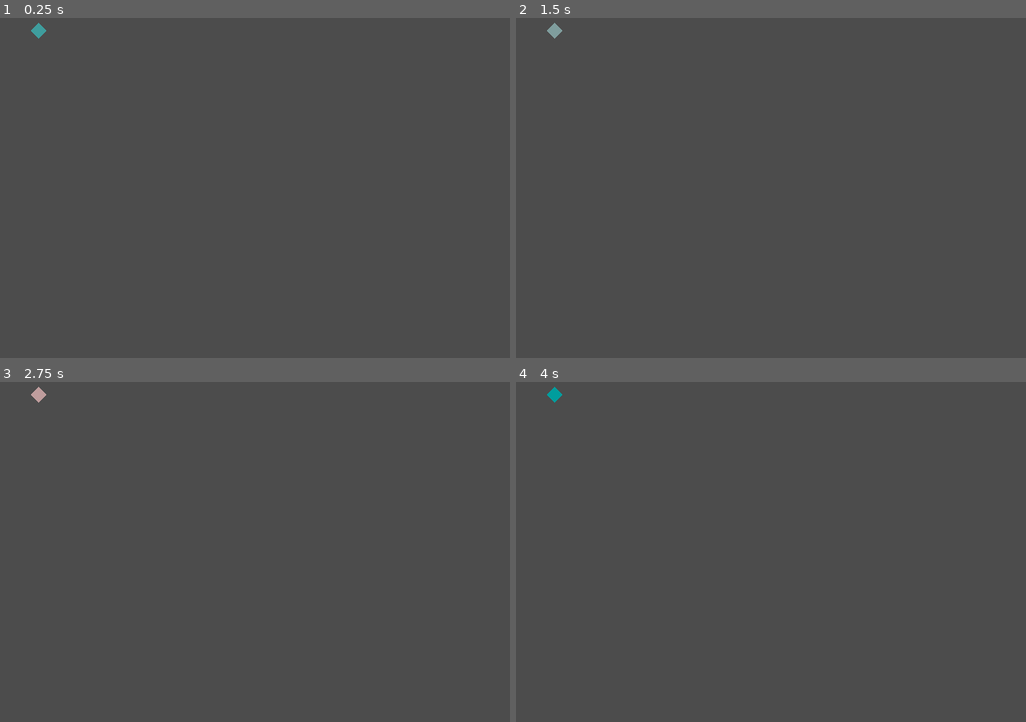
Above: before the commit, frames 1-4 (two rows, left to right).
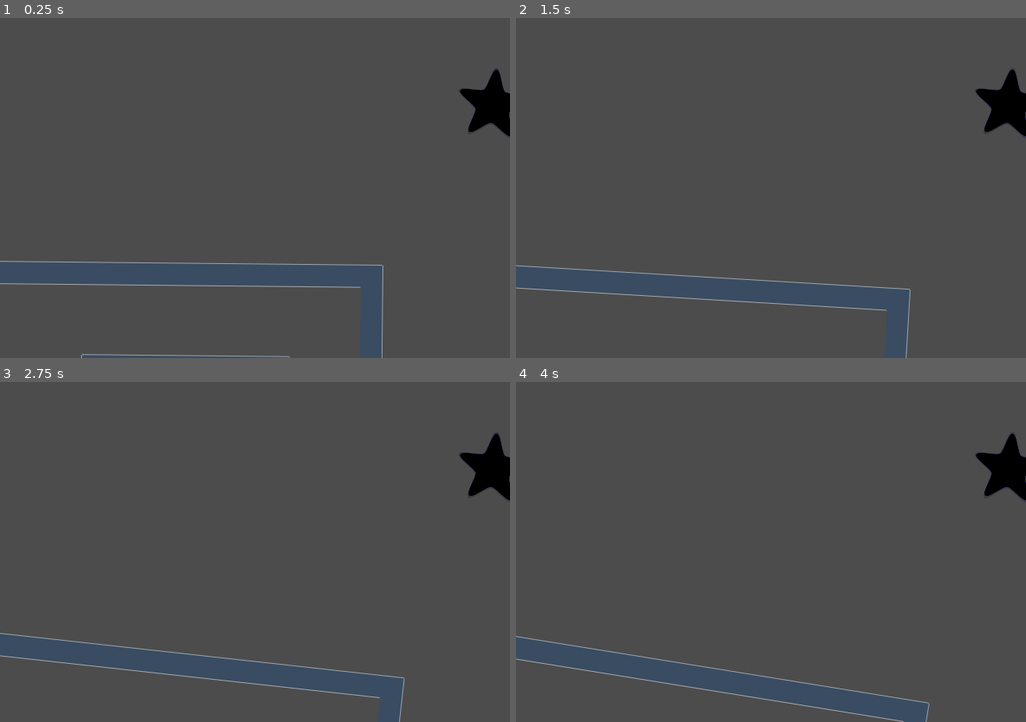
Above: after the commit, the same moments.

Repository: rikkiprince/ggj19-yyc-home
Game: Godot game, scene res://Levels/LevelEast.tscn
Same seed, same stepped clock (60 frames per second), same inputs: the game is played once before the commit and once after it. This scene is started directly instead of the project's main scene.
Inputs:
- Up to frame 1 (0.25 s): no input
- Up to frame 2 (1.5 s): tap Enter (ui_accept) at 0.5, 0.77 s; hold D 0.53-1.28 s; hold S from 1.28 s (still down)
- Up to frame 3 (2.75 s): tap Enter (ui_accept) at 1.52 s; release S at 2.03 s; hold D from 2.03 s (still down)
- Up to frame 4 (4 s): release D at 2.78 s; hold W 2.78-3.53 s; tap Enter (ui_accept) at 3.02, 3.77 s; hold A from 3.53 s (still down)

The runs differ from the first frame. In frame 1, 2.0% of the frame differs, in the area x 0-100%, y 1-100%; in frame 2, 1.8%; in frame 3, 1.8%; in frame 4, 1.8%.

Commit message:
Everything is invis + east

Diff:
--- a/godot-project/Levels/LevelEast.tscn
+++ b/godot-project/Levels/LevelEast.tscn
@@ -1,22 +1,48 @@
-[gd_scene load_steps=3 format=2]
+[gd_scene load_steps=5 format=2]
 
 [ext_resource path="res://PowerUp/PowerUp.tscn" type="PackedScene" id=1]
-[ext_resource path="res://Enemies/SpikeyBoy.tscn" type="PackedScene" id=2]
+[ext_resource path="res://Enemies/StarBoy/StarBoy.tscn" type="PackedScene" id=2]
+[ext_resource path="res://Enemies/MazeSpin/MazeSpin.tscn" type="PackedScene" id=3]
+[ext_resource path="res://Enemies/SpikeyBoy.tscn" type="PackedScene" id=4]
 
 [node name="LevelEast" type="Node2D"]
 
 [node name="PowerUp" parent="." index="0" instance=ExtResource( 1 )]
 
-position = Vector2( 2.18408, -17.9858 )
+position = Vector2( -88, -144 )
+
+[node name="StarBoy" parent="PowerUp" index="1" instance=ExtResource( 2 )]
+
+position = Vector2( -192, -396 )
+
+[node name="StarBoy2" parent="PowerUp" index="2" instance=ExtResource( 2 )]
+
+position = Vector2( -862, 1274 )
+
+[node name="StarBoy3" parent="PowerUp" index="3" instance=ExtResource( 2 )]
+
+position = Vector2( 688, 1254 )
+
+[node name="StarBoy4" parent="PowerUp" index="4" instance=ExtResource( 2 )]
+
+position = Vector2( 708, 304 )
 
 [node name="PowerUp2" parent="." index="1" instance=ExtResource( 1 )]
 
-position = Vector2( 48.6795, 69.1932 )
+position = Vector2( -18, -4 )
 
-[node name="PowerUp3" parent="." index="2" instance=ExtResource( 1 )]
+[node name="PowerUp4" parent="." index="2" instance=ExtResource( 1 )]
 
-position = Vector2( -82.0889, 66.2872 )
+position = Vector2( -228, -244 )
 
-[node name="SpikeyBoy" parent="." index="3" instance=ExtResource( 2 )]
+[node name="SpinMaze" parent="." index="3" instance=ExtResource( 3 )]
 
-position = Vector2( -236.586, 36.7463 )
+position = Vector2( -118, 662 )
+
+[node name="PowerUp3" parent="." index="4" instance=ExtResource( 1 )]
+
+position = Vector2( -98, 672 )
+
+[node name="SpikeyBoy" parent="." index="5" instance=ExtResource( 4 )]
+
+position = Vector2( 0, -226 )
--- a/godot-project/Levels/LevelNorth.tscn
+++ b/godot-project/Levels/LevelNorth.tscn
@@ -6,7 +6,7 @@
 [ext_resource path="res://Enemies/BlinkyBoy/BlinkyBoy.tscn" type="PackedScene" id=4]
 [ext_resource path="res://Enemies/AstroidBeltB/AstroidBeltB.tscn" type="PackedScene" id=5]
 
-[node name="LevelNorth" type="Node2D" index="0"]
+[node name="LevelNorth" type="Node2D"]
 
 [node name="AstroidBelt" parent="." index="0" instance=ExtResource( 1 )]
 
@@ -56,11 +56,12 @@
 
 [node name="BlinkyBoy" parent="." index="11" instance=ExtResource( 4 )]
 
+editor/display_folded = true
 position = Vector2( -500, 140 )
 
 [node name="AnimatedSprite" parent="BlinkyBoy" index="1"]
 
-frame = 19
+frame = 3
 
 [node name="Area2D" parent="BlinkyBoy" index="2"]
 
@@ -72,6 +73,7 @@
 
 [node name="BlinkyBoy2" parent="." index="12" instance=ExtResource( 4 )]
 
+editor/display_folded = true
 position = Vector2( -704.973, 345.662 )
 rotation = 3.14159
 scale = Vector2( 0.4, -0.4 )
@@ -88,7 +90,7 @@
 
 [node name="AnimatedSprite" parent="BlinkyBoy2" index="1"]
 
-frame = 19
+frame = 3
 
 [node name="CollisionShape2D" parent="BlinkyBoy2/Area2D" index="0"]
 
--- a/godot-project/MainScene.tscn
+++ b/godot-project/MainScene.tscn
@@ -3,9 +3,9 @@
 [ext_resource path="res://MainScene.gd" type="Script" id=1]
 [ext_resource path="res://blurred-blurry-bokeh-220118.jpg" type="Texture" id=2]
 [ext_resource path="res://Home/Home.tscn" type="PackedScene" id=3]
-[ext_resource path="res://PowerUp/PowerUp.tscn" type="PackedScene" id=4]
-[ext_resource path="res://Levels/LevelSouth.tscn" type="PackedScene" id=5]
-[ext_resource path="res://Player/Player.tscn" type="PackedScene" id=6]
+[ext_resource path="res://Levels/LevelSouth.tscn" type="PackedScene" id=4]
+[ext_resource path="res://Player/Player.tscn" type="PackedScene" id=5]
+[ext_resource path="res://SplashScreen/SplashScreen.tscn" type="PackedScene" id=6]
 [ext_resource path="res://StaminaBar/energy_bar_bg.png" type="Texture" id=7]
 [ext_resource path="res://StaminaBar/energy_bar_fill.png" type="Texture" id=8]
 [ext_resource path="res://TextureProgress.gd" type="Script" id=9]
@@ -17,9 +17,9 @@
 [ext_resource path="res://Levels/LevelWest.tscn" type="PackedScene" id=15]
 [ext_resource path="res://Levels/LevelNorth.tscn" type="PackedScene" id=16]
 [ext_resource path="res://Levels/LevelEast.tscn" type="PackedScene" id=17]
-[ext_resource path="res://SplashScreen/SplashScreen.tscn" type="PackedScene" id=18]
+[ext_resource path="res://Levels/LevelStart.tscn" type="PackedScene" id=18]
 
-[node name="MainScene" type="Node"]
+[node name="MainScene" type="Node" index="0"]
 
 script = ExtResource( 1 )
 
@@ -35,26 +35,11 @@
 scale = Vector2( 2, 2 )
 _sections_unfolded = [ "Transform" ]
 
-[node name="PowerUp" parent="." index="2" instance=ExtResource( 4 )]
-
-position = Vector2( 100, 100 )
-_sections_unfolded = [ "Transform" ]
-
-[node name="PowerUp3" parent="." index="3" instance=ExtResource( 4 )]
-
-position = Vector2( -310.048, 248.974 )
-_sections_unfolded = [ "Transform" ]
-
-[node name="PowerUp4" parent="." index="4" instance=ExtResource( 4 )]
-
-position = Vector2( -215.648, -92.4866 )
-_sections_unfolded = [ "Transform" ]
-
-[node name="LevelSouth" parent="." index="5" instance=ExtResource( 5 )]
+[node name="LevelSouth" parent="." index="2" instance=ExtResource( 4 )]
 
 position = Vector2( -40, 460 )
 
-[node name="Player" parent="." index="6" instance=ExtResource( 6 )]
+[node name="Player" parent="." index="3" instance=ExtResource( 5 )]
 
 position = Vector2( -49.3312, 51.0264 )
 
@@ -66,7 +51,7 @@
 
 _sections_unfolded = [ "Drag Margin", "Editor", "Limit" ]
 
-[node name="UI" type="CanvasLayer" parent="." index="7"]
+[node name="UI" type="CanvasLayer" parent="." index="4"]
 
 layer = 1
 offset = Vector2( 0, 0 )
@@ -74,7 +59,11 @@
 scale = Vector2( 1, 1 )
 transform = Transform2D( 1, 0, 0, 1, 0, 0 )
 
-[node name="Node2D" type="Node2D" parent="UI" index="0"]
+[node name="SplashScreen" parent="UI" index="0" instance=ExtResource( 6 )]
+
+position = Vector2( -40, 180 )
+
+[node name="Node2D" type="Node2D" parent="UI" index="1"]
 
 position = Vector2( 400, 35 )
 scale = Vector2( 0.25, 1 )
@@ -111,7 +100,7 @@
 nine_patch_stretch = false
 script = ExtResource( 9 )
 
-[node name="Music" type="AudioStreamPlayer" parent="." index="8"]
+[node name="Music" type="AudioStreamPlayer" parent="." index="5"]
 
 stream = ExtResource( 10 )
 volume_db = -10.0
@@ -120,7 +109,7 @@
 mix_target = 0
 bus = "Master"
 
-[node name="HitSound" type="AudioStreamPlayer2D" parent="." index="9"]
+[node name="HitSound" type="AudioStreamPlayer2D" parent="." index="6"]
 
 position = Vector2( 22.0002, 67.6184 )
 stream = ExtResource( 11 )
@@ -134,7 +123,7 @@
 script = ExtResource( 12 )
 _sections_unfolded = [ "Transform" ]
 
-[node name="PickUpSound" type="AudioStreamPlayer2D" parent="." index="10"]
+[node name="PickUpSound" type="AudioStreamPlayer2D" parent="." index="7"]
 
 stream = ExtResource( 13 )
 volume_db = 0.0
@@ -145,7 +134,7 @@
 bus = "Master"
 area_mask = 1
 
-[node name="DropSound" type="AudioStreamPlayer2D" parent="." index="11"]
+[node name="DropSound" type="AudioStreamPlayer2D" parent="." index="8"]
 
 stream = ExtResource( 14 )
 volume_db = 0.0
@@ -156,21 +145,19 @@
 bus = "Master"
 area_mask = 1
 
-[node name="LevelWest" parent="." index="12" instance=ExtResource( 15 )]
+[node name="LevelWest" parent="." index="9" instance=ExtResource( 15 )]
 
 position = Vector2( -1232.99, 25.1631 )
 
-[node name="LevelNorth" parent="." index="13" instance=ExtResource( 16 )]
+[node name="LevelNorth" parent="." index="10" instance=ExtResource( 16 )]
 
 position = Vector2( -389.399, -813.67 )
 
-[node name="LevelEast" parent="." index="14" instance=ExtResource( 17 )]
+[node name="LevelEast" parent="." index="11" instance=ExtResource( 17 )]
 
 position = Vector2( 1160, -20 )
 
-[node name="SplashScreen" parent="." index="15" instance=ExtResource( 18 )]
-
-position = Vector2( -40, 180 )
+[node name="LevelStart" parent="." index="12" instance=ExtResource( 18 )]
 
 [connection signal="change_max_stamina_bar" from="Player" to="UI/Node2D/TextureProgress" method="_on_Player_change_max_stamina_bar"]
 
--- a/godot-project/SplashScreen/SplashScreen.gd
+++ b/godot-project/SplashScreen/SplashScreen.gd
@@ -18,6 +18,10 @@
 func startScreenVisible(value):
 	get_parent().get_parent().get_node("UI/Node2D").visible = value
 	get_parent().get_parent().get_node("LevelStart").visible = value
+	get_parent().get_parent().get_node("LevelWest").visible = value
+	get_parent().get_parent().get_node("LevelEast").visible = value
+	get_parent().get_parent().get_node("LevelNorth").visible = value
+	get_parent().get_parent().get_node("LevelSouth").visible = value
 
 func tick():
 	get_node("ButtonsAnim").nextFrame()
